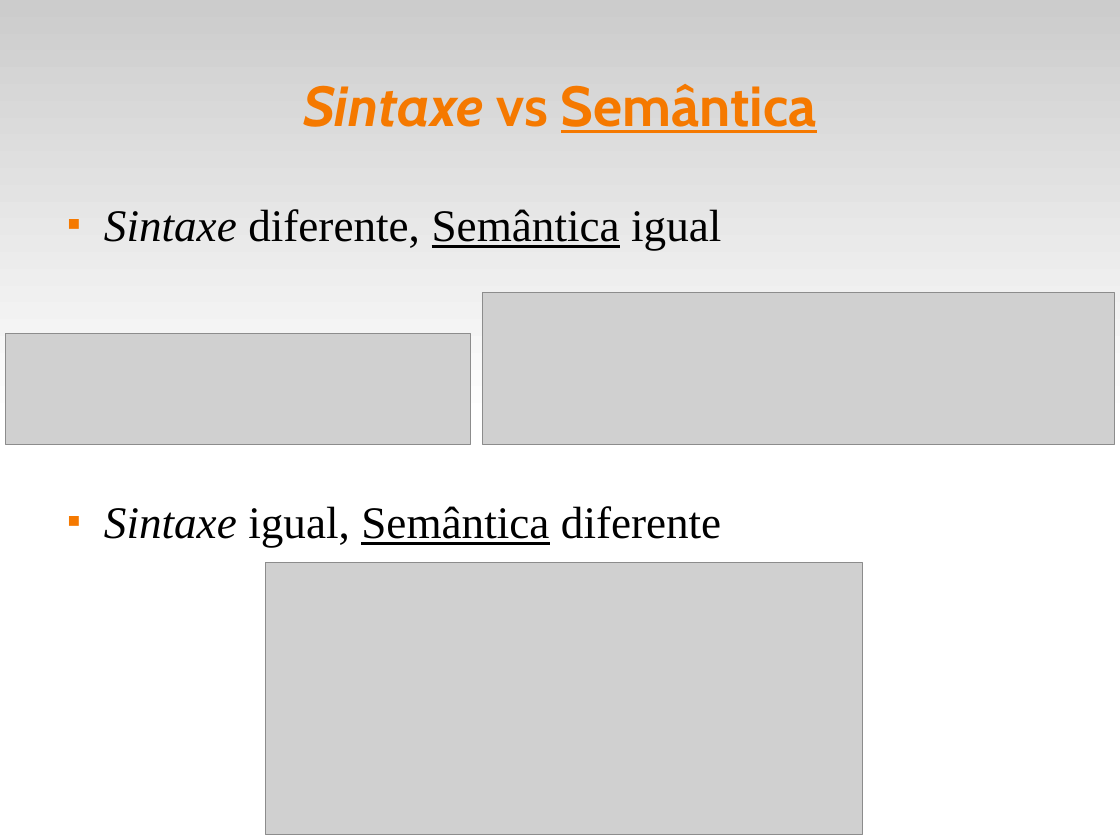
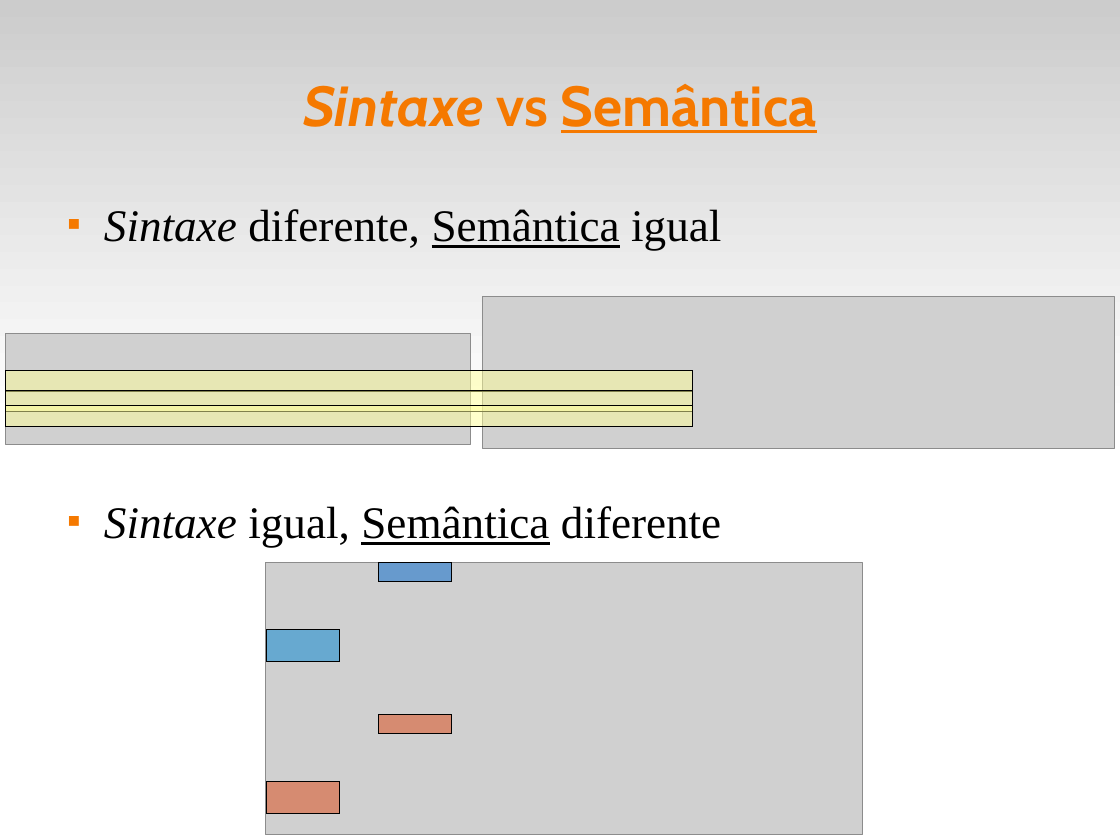
Before and after one commit to fsantanna-uerj/EDL, a slide deck: slide 8 of edl.odp (slide 7 before the commit). Drawn at 1120x840 pixels with LibreOffice and Linux fonts; fonts in the diff are those of the drawing; grey boxes stand for pictures. Boxes give left, top, right and bottom in pixels: in the first picture for what was removed or moved away, otherwise in the second. Text is boxed around its words. In the diff, an @@ line names an element or a change of style, - is before the commit and + after.

```diff
--- a/edl.odp
+++ b/edl.odp
@@ picture: place and size @@
-picture at [483, 293, 1115, 444]
+picture at [483, 297, 1115, 448]
@@ rectangle added at [6, 370, 693, 391], fill #FFFF99 at 50% opacity, outline #000000 0 pt @@
@@ rectangle added at [6, 390, 693, 412], fill #FFFF99 at 50% opacity, outline #000000 0 pt @@
@@ rectangle added at [6, 406, 693, 427], fill #FFFF99 at 50% opacity, outline #000000 0 pt @@
@@ rectangle added at [378, 563, 451, 581], fill #0066CC at 50% opacity, outline #000000 0 pt @@
@@ rectangle added at [266, 629, 339, 662], fill #0084D1 at 50% opacity, outline #000000 0 pt @@
@@ rectangle added at [378, 715, 451, 734], fill #DD4814 at 50% opacity, outline #000000 0 pt @@
@@ rectangle added at [266, 782, 339, 814], fill #DD4814 at 50% opacity, outline #000000 0 pt @@
```
Also in this commit, not shown: 5 other slides changed, 1 slide added.
